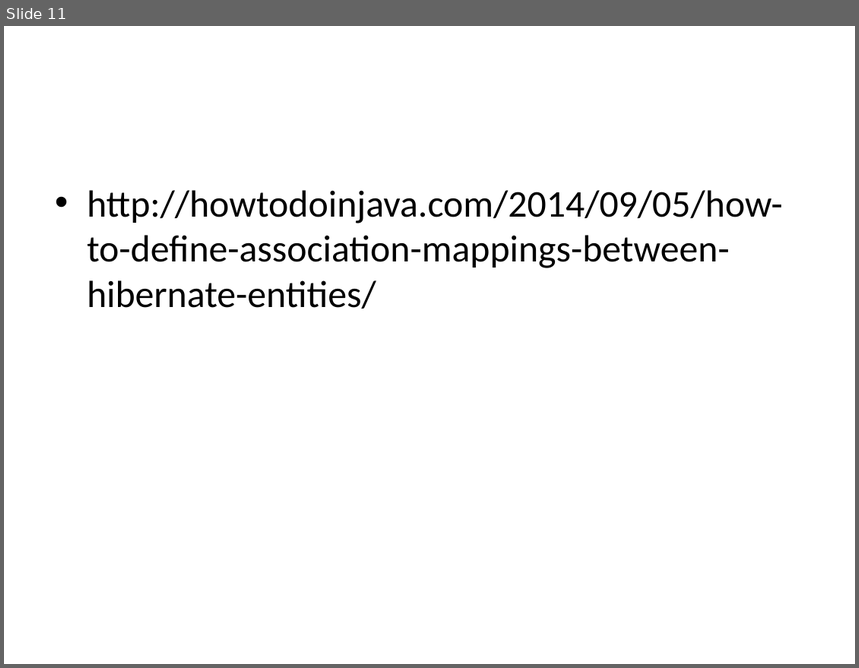
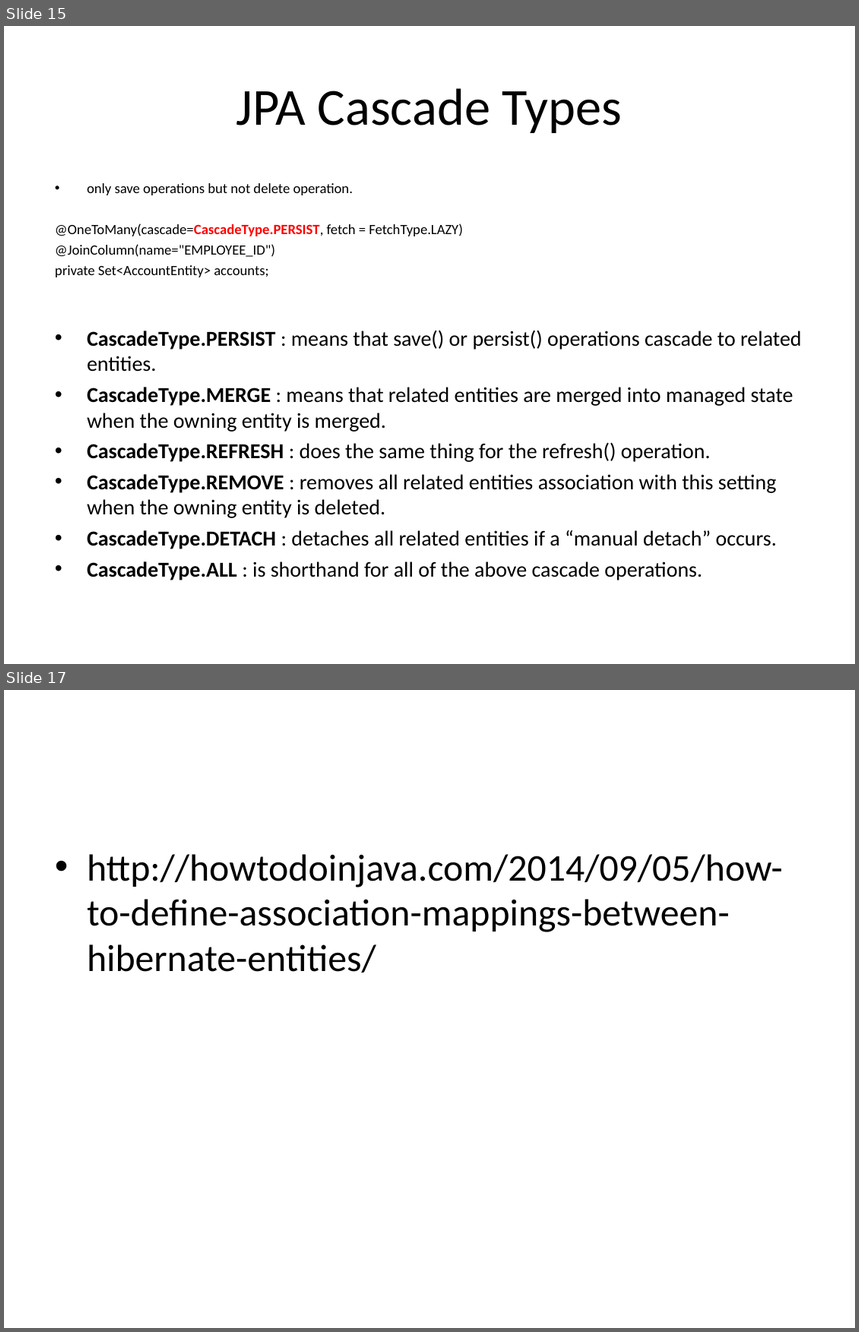
Before and after one commit to someshkumarvelusamy/myPPT, a slide deck: Hibernate 4.ppt. Shown one above the other, each under a label of ours: slide 11 before the commit, slides 15 and 17 after it; the slides between them are not shown. The pictures are 859x668 and 859x1332 pixels, drawn with LibreOffice and Linux fonts; fonts in the diff are those of the drawing. Boxes give left, top, right and bottom in pixels: in the first picture for what was removed or moved away, otherwise in the second. Text is boxed around its words. In the diff, an @@ line names an element or a change of style, - is before the commit and + after.

```diff
--- a/Hibernate 4.ppt
+++ b/Hibernate 4.ppt
@@ slide 15 added at box(4, 26, 855, 664), background #FFFFFF @@
@@ title added at box(237, 88, 622, 133), 44 pt, text #000000 @@
+JPA Cascade Types
@@ text added at box(55, 183, 801, 581), 18 pt, text #000000 @@
+• only save operations but not delete operation.
+@OneToMany(cascade=CascadeType.PERSIST, fetch = FetchType.LAZY)
+@JoinColumn(name="EMPLOYEE_ID")
+private Set<AccountEntity> accounts;
+• CascadeType.PERSIST : means that save() or persist() operations cascade to related entities.
+• CascadeType.MERGE : means that related entities are merged into managed state when the owning entity is merged.
+• CascadeType.REFRESH : does the same thing for the refresh() operation.
+• CascadeType.REMOVE : removes all related entities association with this setting when the owning entity is deleted.
+• CascadeType.DETACH : detaches all related entities if a “manual detach” occurs.
+• CascadeType.ALL : is shorthand for all of the above cascade operations.
@@ what was slide 11 is now slide 17 @@
```
Also in this commit, not shown: 5 other slides added.
